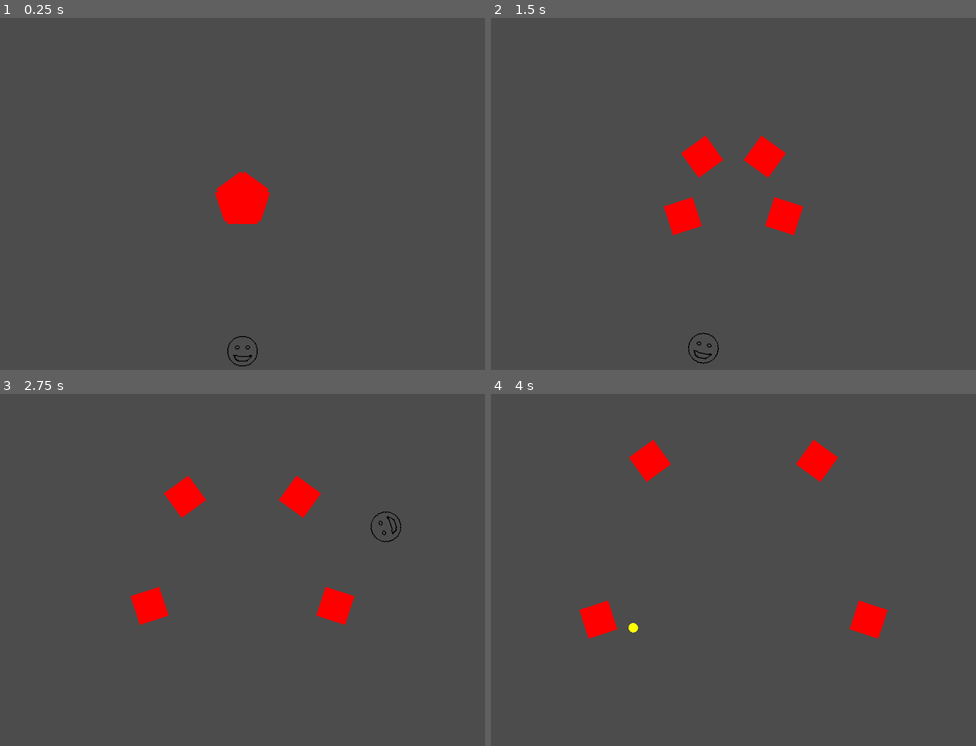
Above: before the commit, frames 1-4 (two rows, left to right).
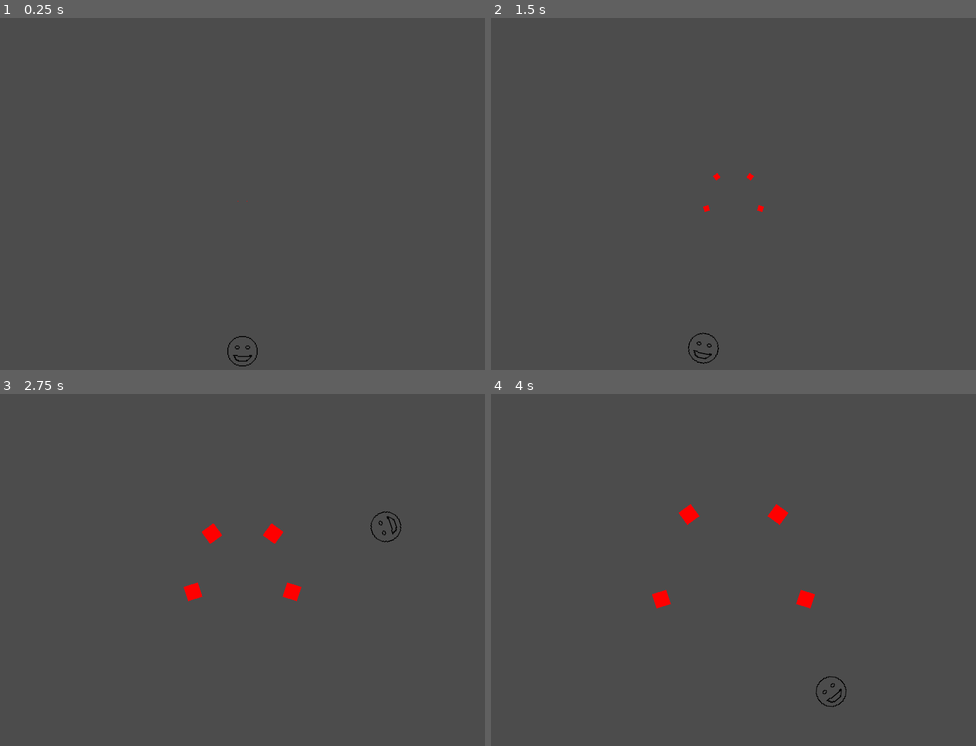
Above: after the commit, the same moments.

Repository: doctor-g/LD47
Game: Godot game, scene res://src/Level.tscn
Same seed, same stepped clock (60 frames per second), same inputs: the game is played once before the commit and once after it.
Inputs:
- Up to frame 1 (0.25 s): no input
- Up to frame 2 (1.5 s): tap Space (fire) at 0.6 s; tap Left (move_clockwise) at 1.35 s
- Up to frame 3 (2.75 s): hold D (move_counterclockwise) from 2.03 s (still down)
- Up to frame 4 (4 s): release D (move_counterclockwise) at 2.78 s; tap Space (fire) at 2.85 s; hold Left (move_clockwise) from 3.53 s (still down)

The runs differ from the first frame. In frame 1, 1.2% of the frame differs, in the area x 44-56%, y 43-59%; in frame 2, 2.2%; in frame 3, 2.7%; in frame 4, 2.8%, in the area x 18-82%, y 13-89%.

Commit message:
Scale objects based on distance from center

Diff:
--- a/project/src/Alien.gd
+++ b/project/src/Alien.gd
@@ -1,7 +1,7 @@
 class_name Alien
 extends Area2D
 
-export var speed := 75.0
+export var speed := 40.0
 
 func _physics_process(delta):
 	position += Vector2.DOWN.rotated(rotation) * speed * delta
--- a/project/src/Alien.tscn
+++ b/project/src/Alien.tscn
@@ -1,7 +1,8 @@
-[gd_scene load_steps=4 format=2]
+[gd_scene load_steps=5 format=2]
 
 [ext_resource path="res://assets/red_square.png" type="Texture" id=1]
 [ext_resource path="res://src/Alien.gd" type="Script" id=2]
+[ext_resource path="res://src/DistanceScaler.tscn" type="PackedScene" id=3]
 
 [sub_resource type="RectangleShape2D" id=1]
 extents = Vector2( 31.4095, 31.0751 )
@@ -16,3 +17,5 @@
 
 [node name="Sprite" type="Sprite" parent="."]
 texture = ExtResource( 1 )
+
+[node name="DistanceScaler" parent="." instance=ExtResource( 3 )]
--- /dev/null
+++ b/project/src/DistanceScaler.gd
@@ -0,0 +1,13 @@
+extends Node2D
+
+const FALLOFF_START := 100.0
+const FALLOFF_START_SQUARED := FALLOFF_START * FALLOFF_START
+
+onready var _node : Node2D = get_parent()
+
+
+func _physics_process(_delta):
+	var distance_squared := _node.position.length_squared()
+	if distance_squared <= FALLOFF_START_SQUARED:
+		var new_scale := range_lerp(distance_squared, FALLOFF_START_SQUARED, 0, 1, 0)
+		_node.scale = Vector2(new_scale, new_scale)
--- /dev/null
+++ b/project/src/DistanceScaler.tscn
@@ -0,0 +1,6 @@
+[gd_scene load_steps=2 format=2]
+
+[ext_resource path="res://src/DistanceScaler.gd" type="Script" id=1]
+
+[node name="DistanceScaler" type="Node2D"]
+script = ExtResource( 1 )
--- a/project/src/PlayerBullet.gd
+++ b/project/src/PlayerBullet.gd
@@ -1,10 +1,14 @@
 extends Area2D
+
+const KILL_THRESHOLD_SQUARED := 25
 
 export var speed := 500.0
 
 
 func _physics_process(delta):
 	position += Vector2.UP.rotated(rotation) * speed * delta
+	if position.length_squared() < KILL_THRESHOLD_SQUARED:
+		queue_free()
 
 
 func _draw():
--- a/project/src/PlayerBullet.tscn
+++ b/project/src/PlayerBullet.tscn
@@ -1,6 +1,7 @@
-[gd_scene load_steps=3 format=2]
+[gd_scene load_steps=4 format=2]
 
 [ext_resource path="res://src/PlayerBullet.gd" type="Script" id=1]
+[ext_resource path="res://src/DistanceScaler.tscn" type="PackedScene" id=2]
 
 [sub_resource type="CircleShape2D" id=1]
 
@@ -11,4 +12,6 @@
 
 [node name="CollisionShape2D" type="CollisionShape2D" parent="."]
 shape = SubResource( 1 )
+
+[node name="DistanceScaler" parent="." instance=ExtResource( 2 )]
 [connection signal="area_entered" from="." to="." method="_on_PlayerBullet_area_entered"]
Binary file changed: project/assets/red_square.png
Not shown, changed: to_import/red_square.piskel
